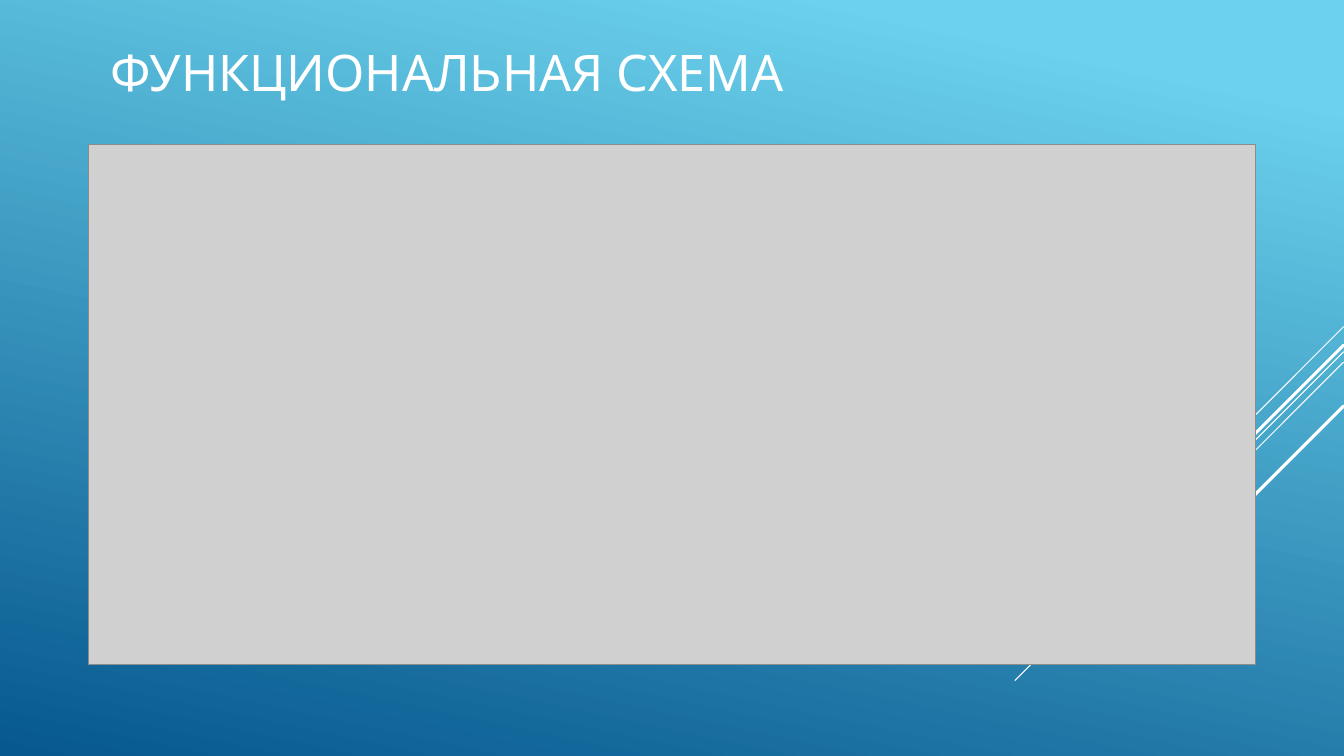
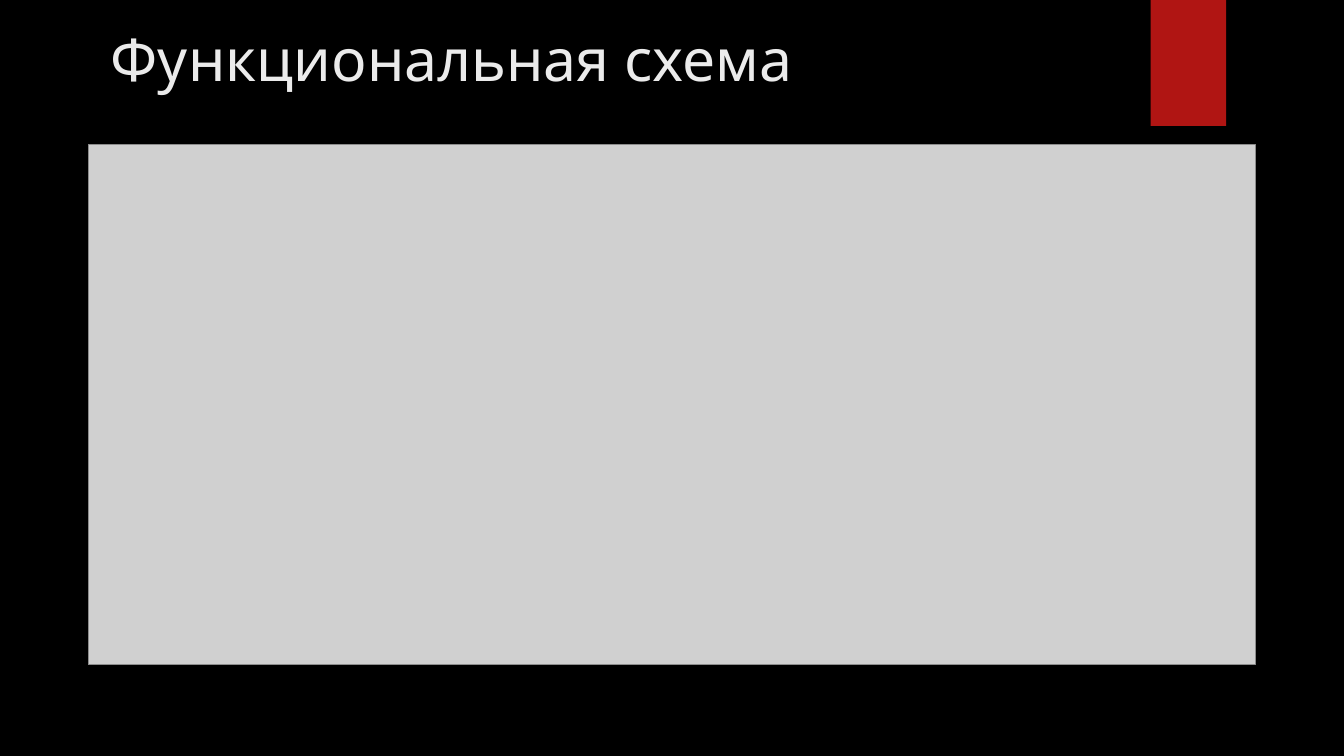
Before and after one commit to GENDOSMAL/Diplom, a slide deck: slide 12 of Documentation/Презентация к защите.pptx. Drawn at 1344x756 pixels with LibreOffice and Linux fonts; fonts in the diff are those of the drawing; grey boxes stand for pictures; background and template pictures are left out. Boxes give left, top, right and bottom in pixels: in the first picture for what was removed or moved away, otherwise in the second. Text is boxed around its words. In the diff, an @@ line names an element or a change of style, - is before the commit and + after.

```diff
--- a/Documentation/Презентация к защите.pptx
+++ b/Documentation/Презентация к защите.pptx
@@ background gradient #6ED2EB to #06588E to picture (left out) @@
@@ title "Функциональная схема" at box(111, 38, 792, 95): vertical alignment middle to top @@
@@ rectangle added at box(1150, 0, 1226, 126), fill #B01513 @@
@@ title at box(111, 38, 792, 95): text changed; size 36 to 42 pt; text colour #FFFFFF to #EBEBEB @@
-ФУНКЦИОНАЛЬНАЯ СХЕМА
+Функциональная схема
@@ ellipse added at box(949, 185, 1259, 495), fill gradient #50B9C1 @@
@@ group removed at box(1015, 327, 1344, 681): 5 lines @@
```
Also in this commit, not shown: 14 other slides changed, 1 slide added, 1 slide removed, 41 other files.
